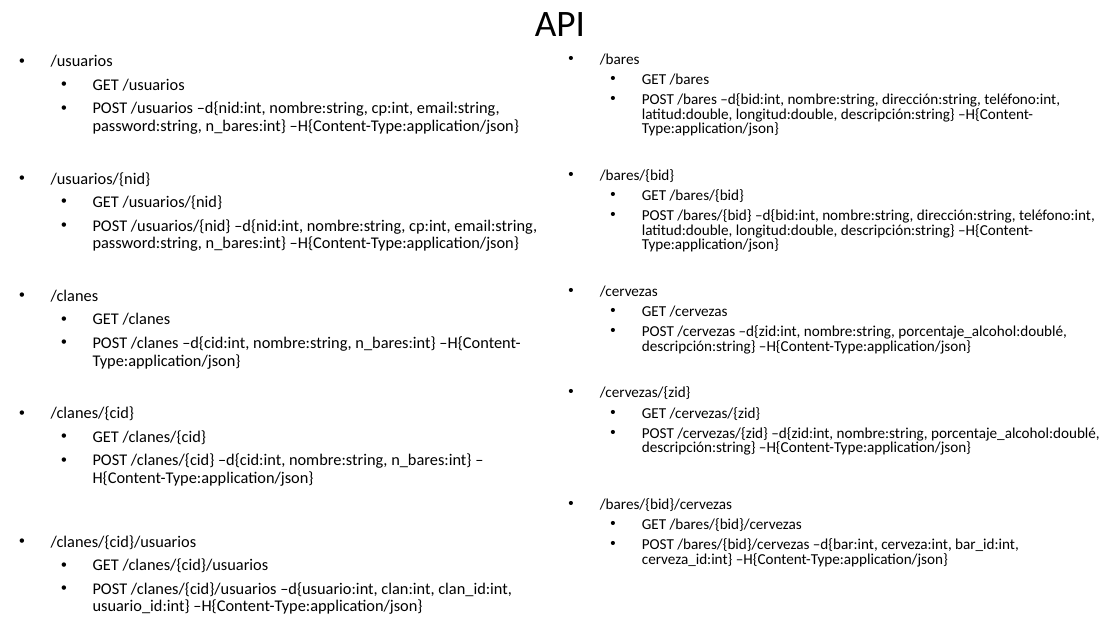
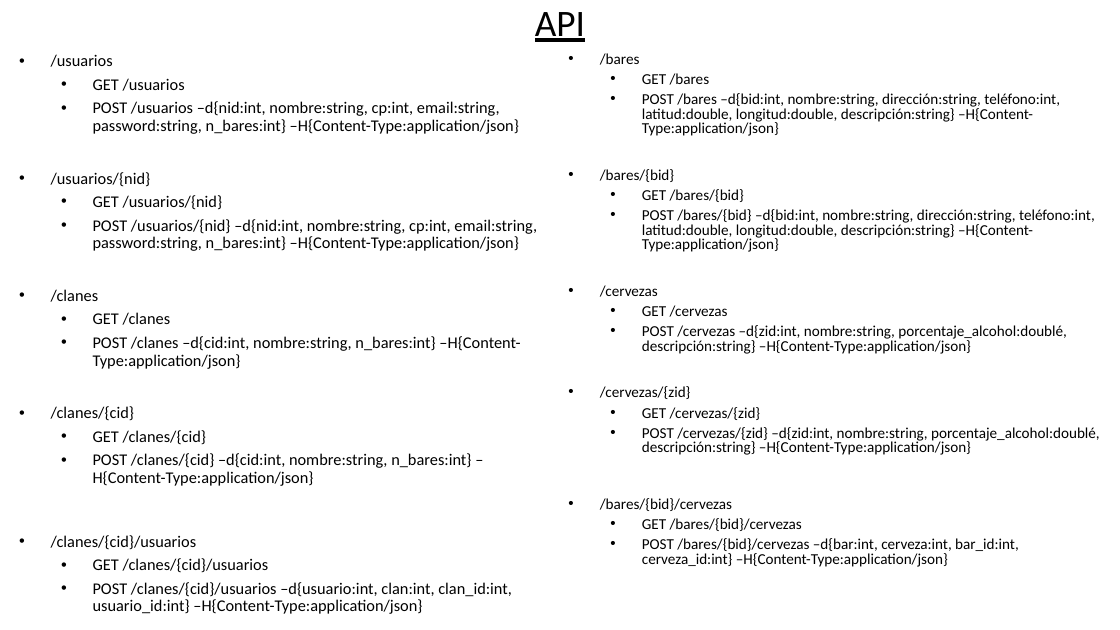
Before and after one commit to borjasegui/ChipdrunksAPI, a slide deck: slide 1 of Documentacion/documentacionAPI.pptx. Drawn at 1120x630 pixels with LibreOffice and Linux fonts; fonts in the diff are those of the drawing. Boxes give left, top, right and bottom in pixels: in the first picture for what was removed or moved away, otherwise in the second. Text is boxed around its words. In the diff, an @@ line names an element or a change of style, - is before the commit and + after.

Commit message:
documentoApi añadido

```diff
--- a/Documentacion/documentacionAPI.pptx
+++ b/Documentacion/documentacionAPI.pptx
@@ title "API" at [535,12,585,42]: underline on @@
```
